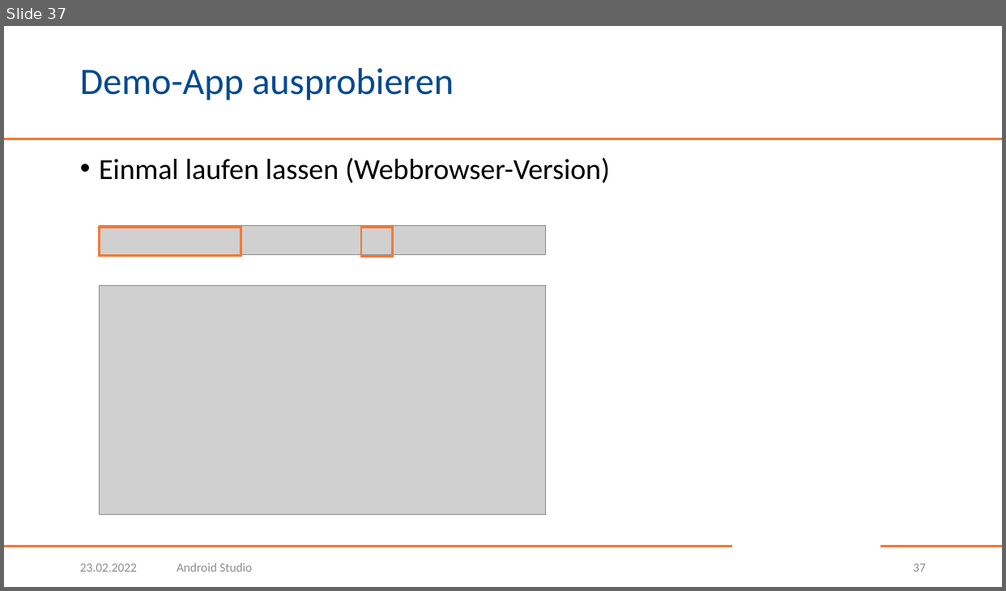
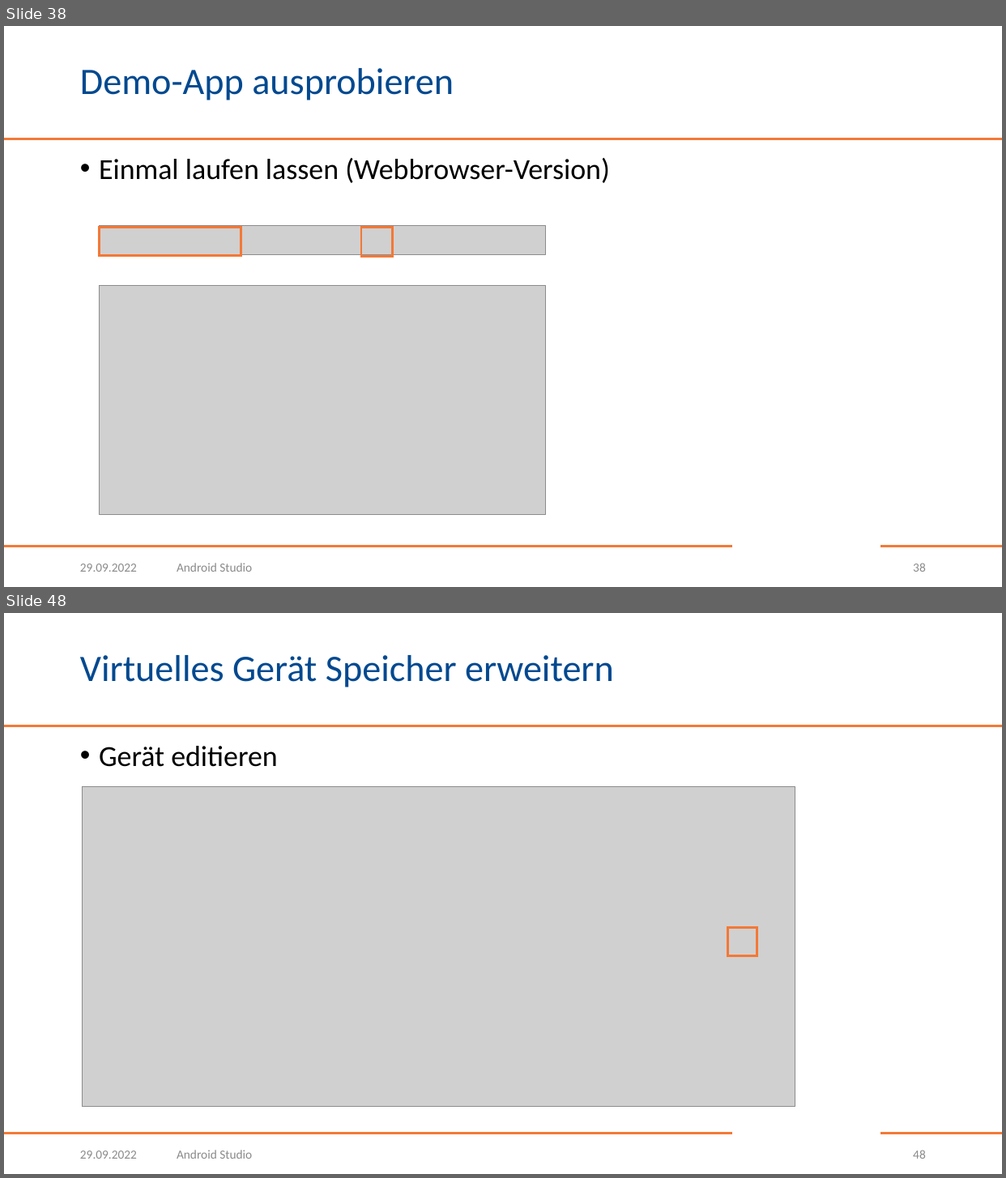
Before and after one commit to BogyMitutoyoCTL/BOGY-App-2022-10, a slide deck: AndroidStudio.pptx. Shown one above the other, each under a label of ours: slide 37 before the commit, slides 38 and 48 after it; the slides between them are not shown. The pictures are 1006x591 and 1006x1178 pixels, drawn with LibreOffice and Linux fonts; fonts in the diff are those of the drawing; grey boxes stand for pictures; background and template pictures are left out. Boxes give left, top, right and bottom in pixels: in the first picture for what was removed or moved away, otherwise in the second. Text is boxed around its words. In the diff, an @@ line names an element or a change of style, - is before the commit and + after.

Commit message:
Update AndroidStudio presentation

```diff
--- a/AndroidStudio.pptx
+++ b/AndroidStudio.pptx
@@ slide 48 added at <box>4,613,1002,1174</box>, background #FFFFFF; not listed: 3 template elements that a slide beside it also shows @@
@@ title added at <box>80,655,614,688</box>, 36 pt, text #004990 @@
+Virtuelles Gerät Speicher erweitern
@@ text added at <box>99,746,278,767</box>, 28 pt, text #000000 @@
+• Gerät editieren
@@ picture added at <box>82,786,795,1107</box> @@
@@ rectangle added at <box>728,927,757,956</box>, outline #F47836 2.25 pt @@
@@ text added at <box>80,1151,137,1159</box>, 12 pt, text #8C8C8C @@
+29.09.2022
@@ text added at <box>177,1150,252,1159</box>, 12 pt, text #8C8C8C @@
+Android Studio
@@ page number added at <box>913,1150,926,1159</box>, 12 pt, text #8C8C8C @@
+48
@@ what was slide 37 is now slide 38 @@
@@ slide 38 changed as well @@
@@ text at <box>80,564,137,572</box>: text changed @@
-23.02.2022
+29.09.2022
@@ page number at <box>913,563,926,572</box>: text changed @@
-37
+38
```
Also in this commit, not shown: 47 other slides changed, 6 other slides added.
